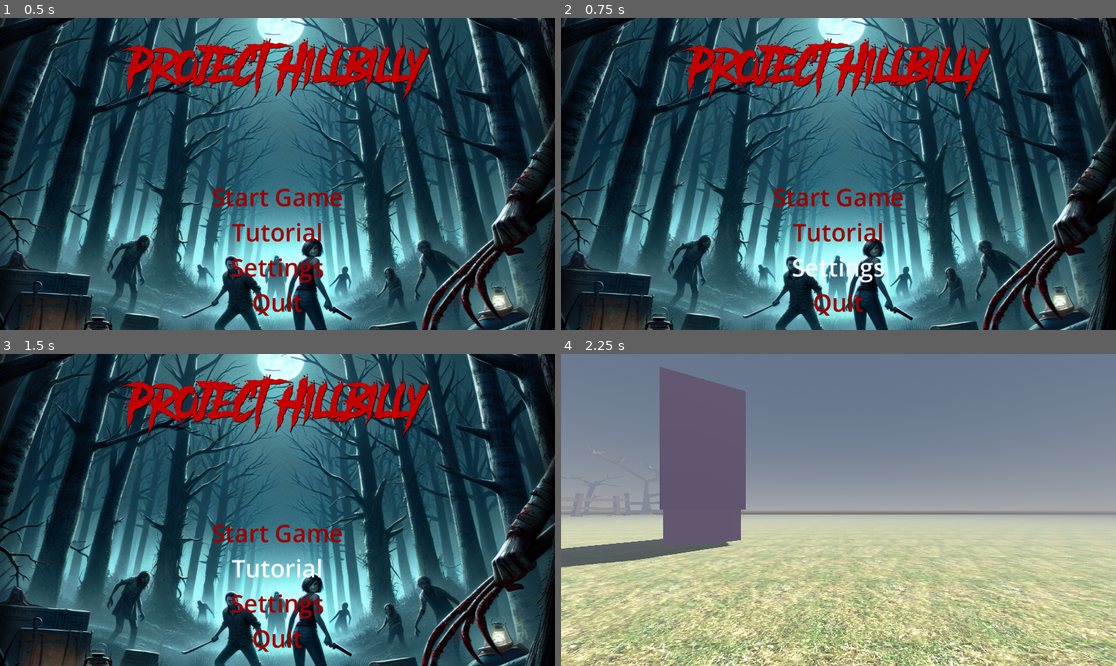
Above: before the commit, frames 1-4 (two rows, left to right).
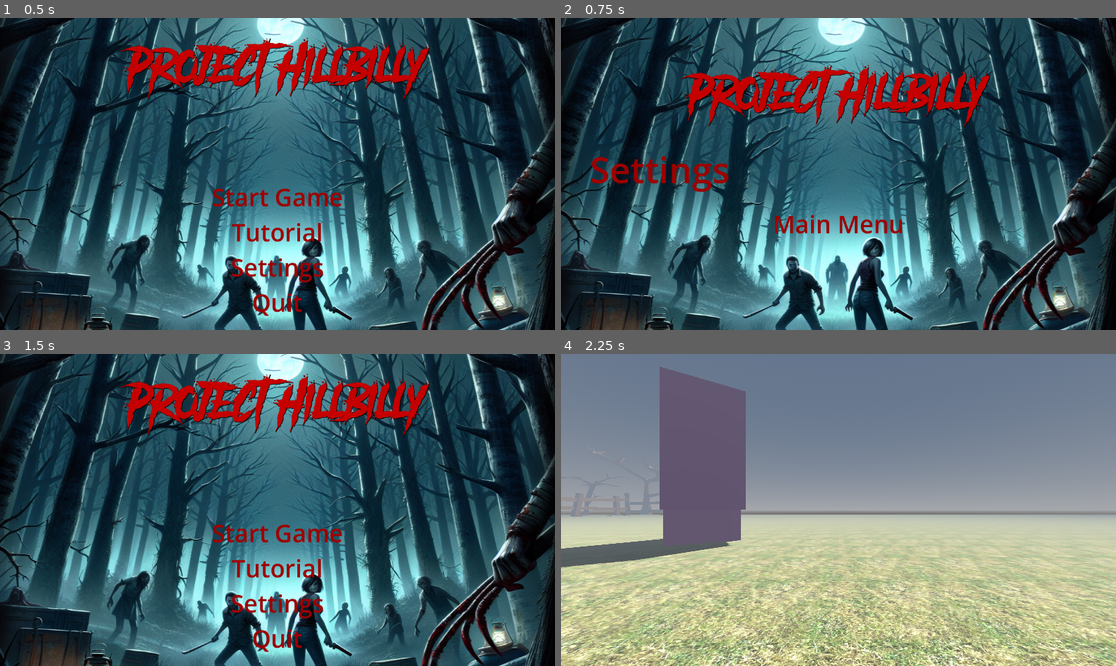
Above: after the commit, the same moments.

Repository: thedevbones/project-hillbilly
Game: Godot game, scene res://main_menu.tscn
The game is run twice, just before and just after one commit, with the same random seed, the same clock (stepped at 60 frames per second) and the same inputs. This scene is started directly instead of the project's main scene.
Inputs (mouse positions are in pixels of both pictures, inside the frame that each line leads up to):
- Up to frame 1 (0.5 s): no input
- Up to frame 2 (0.75 s): click "Settings" at 0.5 s
- Up to frame 3 (1.5 s): click (277, 559) at 1.25 s, where only the run after the commit has a clickable "Main Menu"
- Up to frame 4 (2.25 s): click "Start Game" at 2 s

Frame 1 is identical in both runs. In frame 2, 11% of the frame differs, in the area x 5-78%, y 6-96%; in frame 3, 0.4%; in frame 4, nothing differs.

Commit message:
Created basic settings menu with a return to main menu button

Diff:
--- a/ControlSize.gd
+++ b/ControlSize.gd
@@ -4,6 +4,8 @@
 func _on_start_btn_pressed():
 	get_tree().change_scene_to_file("res://world.tscn")
 
+func _on_settings_btn_pressed():
+	get_tree().change_scene_to_file("res://Settings_menu.tscn")
 
 func _on_quit_btn_pressed():
 	get_tree().quit()
--- /dev/null
+++ b/SettingsMenu.gd
@@ -0,0 +1,4 @@
+extends Control
+
+func _on_main_menu_btn_pressed():
+	get_tree().change_scene_to_file("res://main_menu.tscn")
--- /dev/null
+++ b/Settings_menu.tscn
@@ -0,0 +1,100 @@
+[gd_scene load_steps=12 format=3 uid="uid://0scyeg7rux1e"]
+
+[ext_resource type="Texture2D" uid="uid://cqakyvnigkxup" path="res://ProjectHillBilly.png" id="1_4f7lt"]
+[ext_resource type="Script" path="res://SettingsMenu.gd" id="2_bjasd"]
+[ext_resource type="FontFile" uid="uid://dhcubomh0v2j6" path="res://text/Another Danger - Demo.otf" id="3_80oxy"]
+[ext_resource type="AudioStream" uid="uid://bwy06py3pjay6" path="res://audio/menu.mp3" id="4_3loys"]
+
+[sub_resource type="Theme" id="Theme_754t5"]
+
+[sub_resource type="SystemFont" id="SystemFont_uxq3o"]
+
+[sub_resource type="StyleBoxEmpty" id="StyleBoxEmpty_dvevm"]
+
+[sub_resource type="StyleBoxEmpty" id="StyleBoxEmpty_17rg0"]
+
+[sub_resource type="StyleBoxEmpty" id="StyleBoxEmpty_25dqu"]
+
+[sub_resource type="StyleBoxEmpty" id="StyleBoxEmpty_ap838"]
+
+[sub_resource type="StyleBoxEmpty" id="StyleBoxEmpty_n0aih"]
+
+[node name="Settings  Menu" type="CanvasLayer"]
+
+[node name="TextureRect" type="TextureRect" parent="."]
+anchors_preset = 15
+anchor_right = 1.0
+anchor_bottom = 1.0
+grow_horizontal = 2
+grow_vertical = 2
+texture = ExtResource("1_4f7lt")
+
+[node name="SettingsControl" type="Control" parent="."]
+layout_mode = 3
+anchors_preset = 15
+anchor_right = 1.0
+anchor_bottom = 1.0
+grow_horizontal = 2
+grow_vertical = 2
+theme = SubResource("Theme_754t5")
+script = ExtResource("2_bjasd")
+
+[node name="MarginContainer" type="MarginContainer" parent="SettingsControl"]
+z_as_relative = false
+layout_mode = 1
+anchors_preset = 15
+anchor_right = 1.0
+anchor_bottom = 1.0
+grow_horizontal = 2
+grow_vertical = 2
+theme_override_constants/margin_left = 60
+theme_override_constants/margin_top = 80
+theme_override_constants/margin_right = 60
+theme_override_constants/margin_bottom = 80
+
+[node name="VBoxContainer" type="VBoxContainer" parent="SettingsControl/MarginContainer"]
+layout_mode = 2
+
+[node name="SettingsLabel" type="Label" parent="SettingsControl/MarginContainer/VBoxContainer"]
+layout_mode = 2
+size_flags_horizontal = 4
+theme_override_colors/font_color = Color(0.772549, 0, 0, 1)
+theme_override_colors/font_shadow_color = Color(0, 0, 0, 1)
+theme_override_colors/font_outline_color = Color(0.0117647, 0.00784314, 0.00392157, 1)
+theme_override_fonts/font = ExtResource("3_80oxy")
+theme_override_font_sizes/font_size = 90
+text = "Project HillBilly"
+
+[node name="MarginContainer" type="MarginContainer" parent="SettingsControl/MarginContainer/VBoxContainer"]
+custom_minimum_size = Vector2(2.08165e-12, 150)
+layout_mode = 2
+
+[node name="Label" type="Label" parent="SettingsControl/MarginContainer/VBoxContainer/MarginContainer"]
+layout_mode = 2
+size_flags_horizontal = 0
+theme_override_colors/font_color = Color(0.618984, 0, 0, 1)
+theme_override_fonts/font = SubResource("SystemFont_uxq3o")
+theme_override_font_sizes/font_size = 75
+text = "Settings "
+
+[node name="MainMenuBtn" type="Button" parent="SettingsControl/MarginContainer/VBoxContainer"]
+layout_mode = 2
+size_flags_horizontal = 4
+theme_override_colors/font_color = Color(0.618984, 0, 0, 1)
+theme_override_colors/font_pressed_color = Color(0.365217, 3.08343e-07, 0.00384617, 1)
+theme_override_colors/font_hover_color = Color(0.96344, 0.973835, 0.998336, 1)
+theme_override_font_sizes/font_size = 50
+theme_override_styles/normal = SubResource("StyleBoxEmpty_dvevm")
+theme_override_styles/hover = SubResource("StyleBoxEmpty_17rg0")
+theme_override_styles/pressed = SubResource("StyleBoxEmpty_25dqu")
+theme_override_styles/disabled = SubResource("StyleBoxEmpty_ap838")
+theme_override_styles/focus = SubResource("StyleBoxEmpty_n0aih")
+text = "Main Menu
+"
+
+[node name="AudioStreamPlayer" type="AudioStreamPlayer" parent="."]
+stream = ExtResource("4_3loys")
+autoplay = true
+
+[connection signal="pressed" from="SettingsControl/MarginContainer/VBoxContainer/MainMenuBtn" to="SettingsControl" method="_on_quit_btn_pressed"]
+[connection signal="pressed" from="SettingsControl/MarginContainer/VBoxContainer/MainMenuBtn" to="SettingsControl" method="_on_main_menu_btn_pressed"]
--- a/main_menu.tscn
+++ b/main_menu.tscn
@@ -133,4 +133,5 @@
 autoplay = true
 
 [connection signal="pressed" from="Control/MarginContainer/VBoxContainer/StartBtn" to="Control" method="_on_start_btn_pressed"]
+[connection signal="pressed" from="Control/MarginContainer/VBoxContainer/SettingsBtn" to="Control" method="_on_settings_btn_pressed"]
 [connection signal="pressed" from="Control/MarginContainer/VBoxContainer/QuitBtn" to="Control" method="_on_quit_btn_pressed"]
